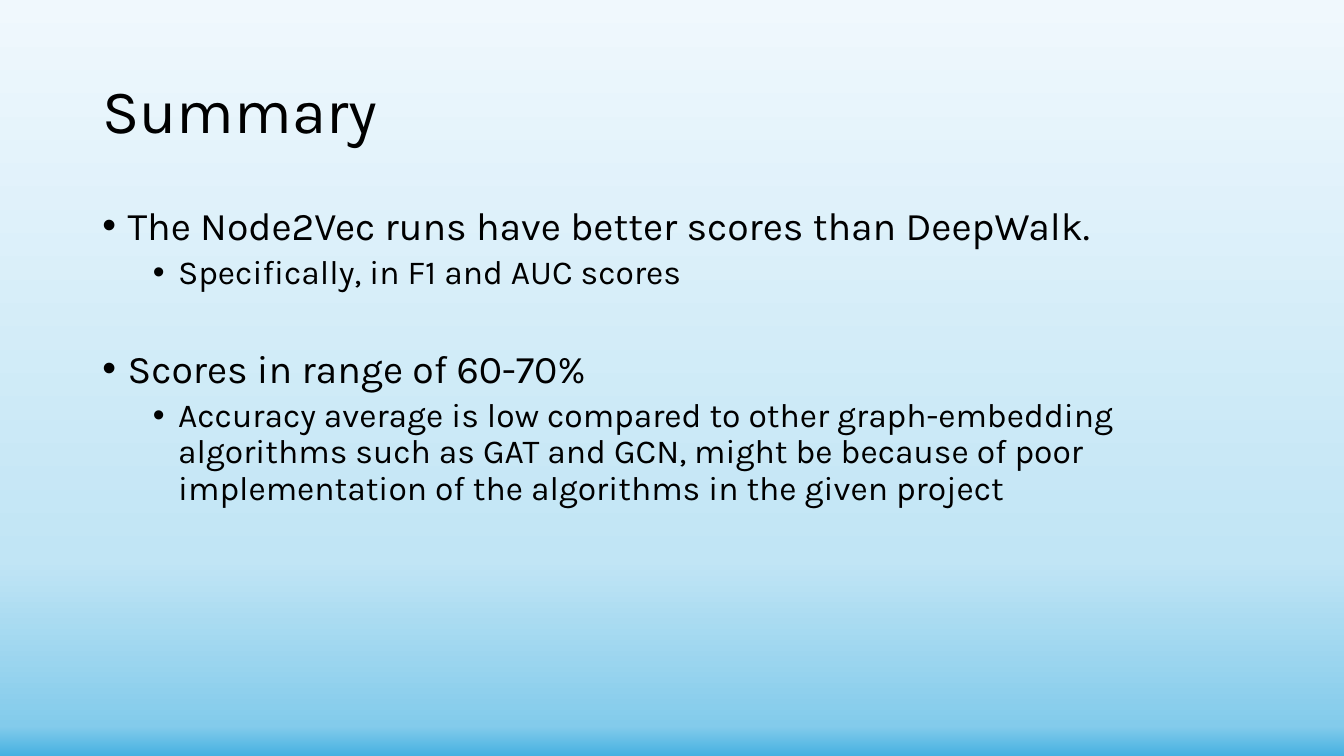
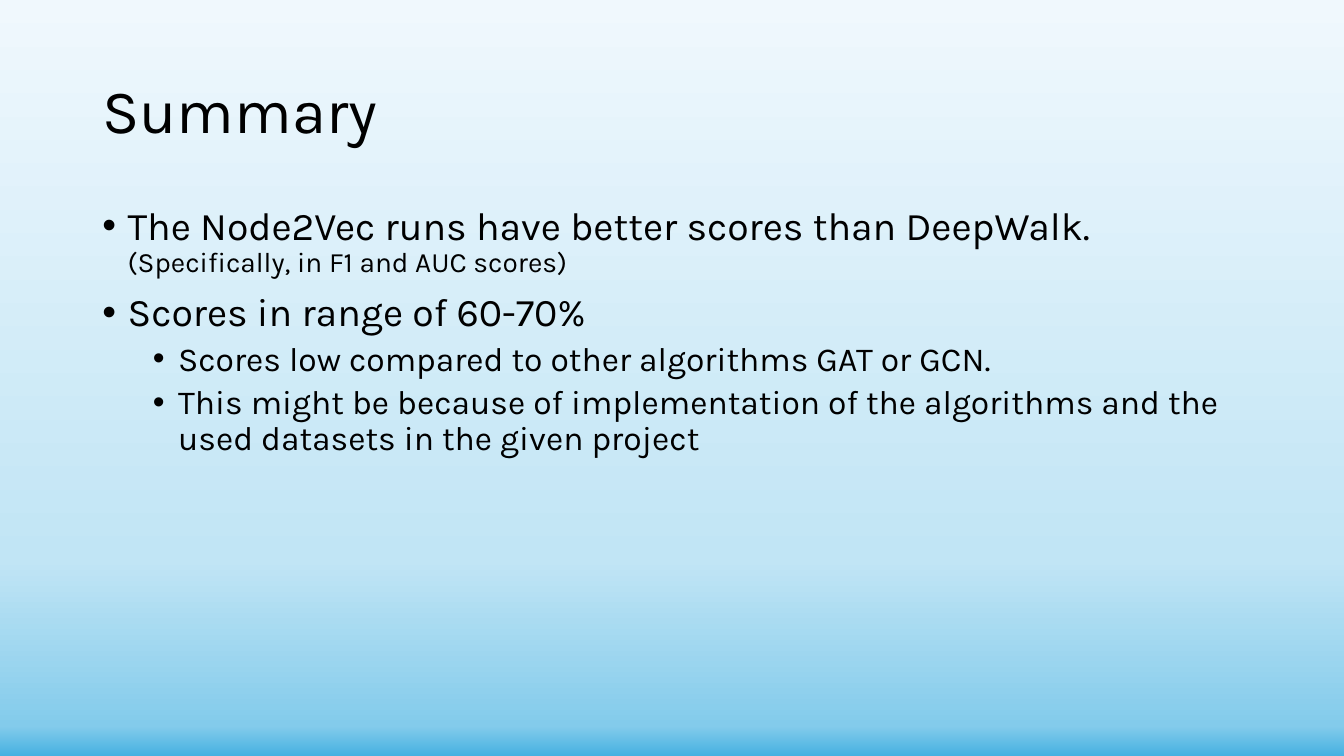
Before and after one commit to shachar700/Graph-Embedding, a slide deck: slide 18 of doc/Graph-Embedding Presentation.pptx. Drawn at 1344x756 pixels with LibreOffice and Linux fonts; fonts in the diff are those of the drawing. Boxes give left, top, right and bottom in pixels: in the first picture for what was removed or moved away, otherwise in the second. Text is boxed around its words. In the diff, an @@ line names an element or a change of style, - is before the commit and + after.

Commit message:
changed wording in summary

```diff
--- a/doc/Graph-Embedding Presentation.pptx
+++ b/doc/Graph-Embedding Presentation.pptx
@@ text at [128,213,1090,279]: text changed @@
-• The Node2Vec runs have better scores than DeepWalk.
-  • Specifically, in F1 and AUC scores
+• The Node2Vec runs have better scores than DeepWalk. (Specifically, in F1 and AUC scores)
@@ text at [178,348,1218,459]: text changed @@
-  • Accuracy average is low compared to other graph-embedding algorithms such as GAT and GCN, might be because of poor implementation of the algorithms in the given project
+  • Scores low compared to other algorithms GAT or GCN.
+  • This might be because of implementation of the algorithms and the used datasets in the given project
```
